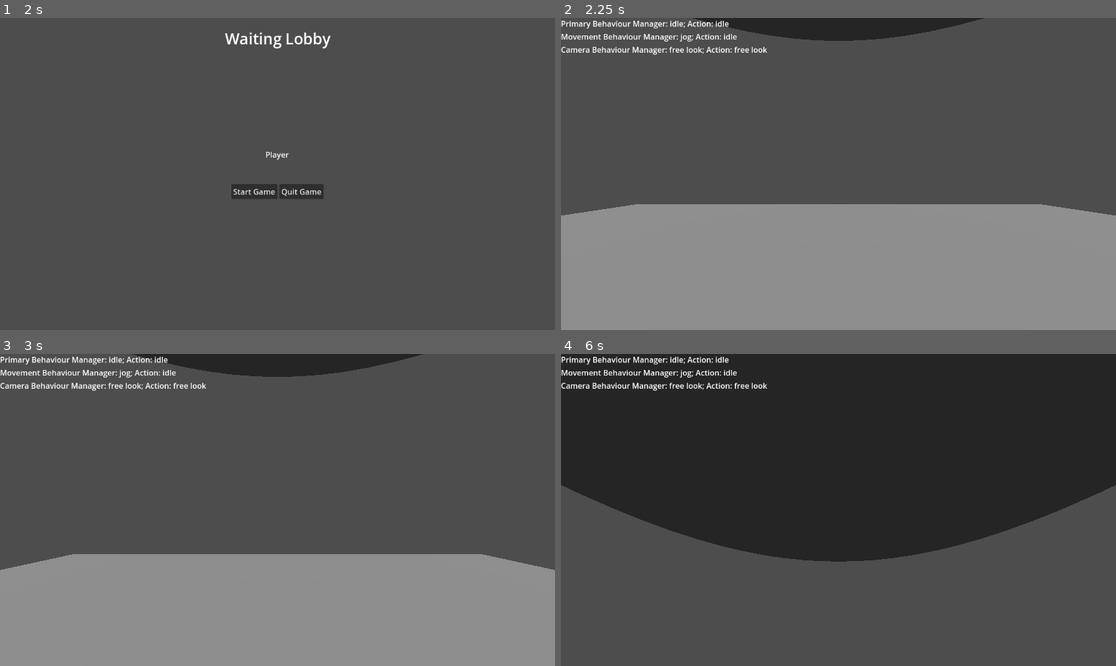
Above: before the commit, frames 1-4 (two rows, left to right).
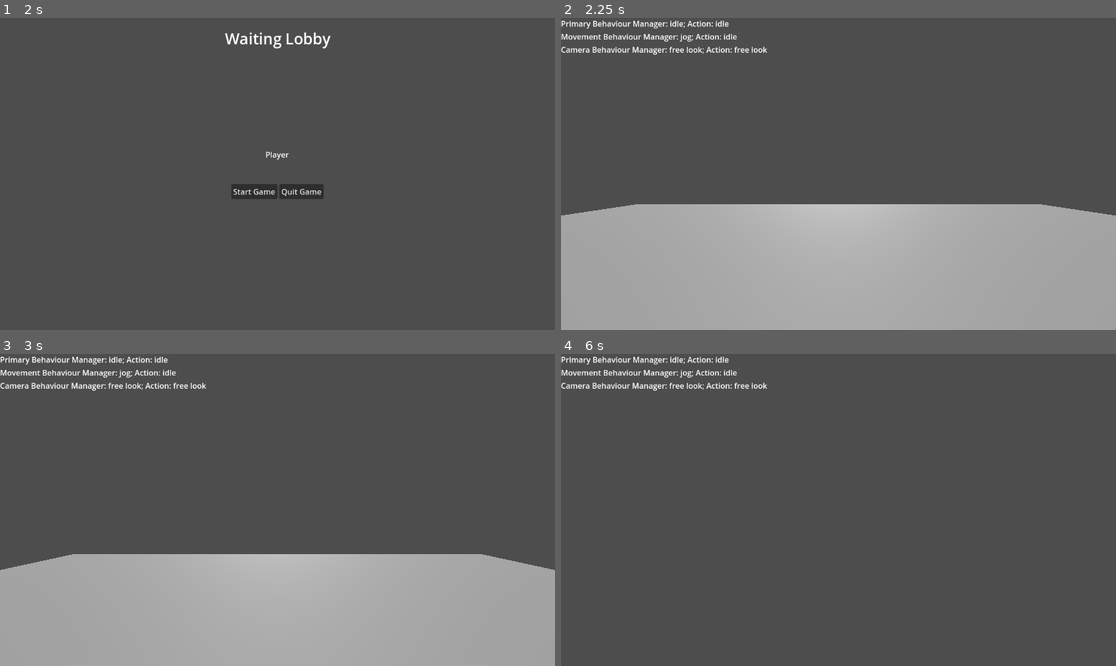
Above: after the commit, the same moments.

Repository: hiemas-lerastad/WizardBattle
Game: Godot game, scene res://Scenes/Game.tscn
The game is run twice, just before and just after one commit, with the same random seed, the same clock (stepped at 60 frames per second) and the same inputs.
Inputs (mouse positions are in pixels of both pictures, inside the frame that each line leads up to):
- Up to frame 1 (2 s): tap Enter at 0.5 s; move the mouse to (399, 158) at 0.52 s; hold D (movement_right) 0.53-1.25 s; hold Right mouse button (interact_cast) 0.53-1.25 s; click (399, 158) at 0.67 s; tap Space (movement_jump) at 0.77 s; click "Host via ENet" at 1.25 s
- Up to frame 2 (2.25 s): click "Start Game" at 2 s
- Up to frame 3 (3 s): tap Space (movement_jump) at 2.75 s; move the mouse to (166, 525) at 2.77 s; hold S (movement_backward) from 2.78 s (still down); tap Ctrl (movement_crouch) at 2.85 s
- Up to frame 4 (6 s): tap Space (movement_jump) at 3.02, 4.52, 5.27, 5.75 s; tap Enter at 3.5 s; move the mouse to (894, 441) at 3.52 s; release S (movement_backward) at 3.53 s; hold D (movement_right) 3.53-4.28 s; hold Shift (movement_sprint) 3.53-4.28 s; move the mouse to (810, 572) at 4.27 s; hold W (movement_forward) from 4.28 s (still down); tap Caps Lock (movement_walk) at 4.35 s; click (810, 572) at 4.42 s; move the mouse to (877, 513) at 5.02 s; hold Right mouse button (interact_cast) 5.03-5.78 s; move the mouse to (794, 506) at 5.77 s; tap Ctrl (movement_crouch) at 5.85 s

Frame 1 is identical in both runs. In frame 2, 26% of the frame differs, in the area x 13-87%, y 0-100%; in frame 3, 23%; in frame 4, 57%, in the area x 0-100%, y 0-67%.

Commit message:
Added basic player visuals

Diff:
--- a/Scenes/Entity/Player.tscn
+++ b/Scenes/Entity/Player.tscn
@@ -9,12 +9,6 @@
 [ext_resource type="Resource" uid="uid://bajeub40jbygr" path="res://Assets/Stats/PlayerStats.tres" id="6_untn5"]
 
 [sub_resource type="CapsuleShape3D" id="CapsuleShape3D_rpqav"]
-
-[sub_resource type="CylinderMesh" id="CylinderMesh_paosx"]
-top_radius = 0.0
-height = 1.0
-
-[sub_resource type="CapsuleMesh" id="CapsuleMesh_5ixxa"]
 
 [sub_resource type="SceneReplicationConfig" id="SceneReplicationConfig_dewec"]
 properties/0/path = NodePath(".:position")
@@ -27,13 +21,27 @@
 [sub_resource type="AudioStreamGenerator" id="AudioStreamGenerator_paosx"]
 mix_rate_mode = 0
 
-[node name="Player" type="CharacterBody3D" node_paths=PackedStringArray("pivot", "camera", "voice_transmitter", "voip_manager", "input_gatherer", "context_gatherer", "event_processor")]
+[sub_resource type="CylinderMesh" id="CylinderMesh_paosx"]
+top_radius = 0.0
+height = 1.0
+
+[sub_resource type="CapsuleMesh" id="CapsuleMesh_5ixxa"]
+
+[sub_resource type="CylinderMesh" id="CylinderMesh_untn5"]
+top_radius = 0.05
+bottom_radius = 0.05
+height = 0.2
+
+[node name="Player" type="CharacterBody3D" node_paths=PackedStringArray("pivot", "camera", "voice_transmitter", "voip_manager", "first_person_visuals", "third_person_visuals", "input_gatherer", "context_gatherer", "event_processor")]
 collision_layer = 2
+collision_mask = 3
 script = ExtResource("1_rpqav")
 pivot = NodePath("Pivot")
 camera = NodePath("Pivot/Camera3D")
 voice_transmitter = NodePath("Audio/SpatialTransmitter")
 voip_manager = NodePath("Audio/VOIP Manager")
+first_person_visuals = NodePath("Visuals/First Person")
+third_person_visuals = NodePath("Visuals/Third Person")
 fireball_scene_path = "uid://ccaywac6wj0d1"
 iceshard_scene_path = "uid://durrc32ciguo0"
 magicmissile_scene_path = "uid://c5c7o7auonaxi"
@@ -43,13 +51,6 @@
 
 [node name="Collision" type="CollisionShape3D" parent="."]
 shape = SubResource("CapsuleShape3D_rpqav")
-
-[node name="MeshInstance3D" type="MeshInstance3D" parent="."]
-transform = Transform3D(1, 0, 0, 0, 0.990738, -0.135785, 0, 0.135785, 0.990738, 0, 1.23481, 0.0936403)
-mesh = SubResource("CylinderMesh_paosx")
-
-[node name="MeshInstance3D2" type="MeshInstance3D" parent="."]
-mesh = SubResource("CapsuleMesh_5ixxa")
 
 [node name="Pivot" type="Node3D" parent="."]
 transform = Transform3D(1, 0, 0, 0, 1, 0, 0, 0, 1, 0, 0.5, 0)
@@ -99,3 +100,22 @@
 
 [node name="Event Processor" parent="State" node_paths=PackedStringArray("entity") instance=ExtResource("4_dewec")]
 entity = NodePath("../..")
+
+[node name="Visuals" type="Node3D" parent="."]
+
+[node name="First Person" type="Node3D" parent="Visuals"]
+
+[node name="Third Person" type="Node3D" parent="Visuals"]
+
+[node name="Hat" type="MeshInstance3D" parent="Visuals/Third Person"]
+transform = Transform3D(1, 0, 0, 0, 0.990738, -0.135785, 0, 0.135785, 0.990738, 0, 1.23481, 0.0936403)
+mesh = SubResource("CylinderMesh_paosx")
+skeleton = NodePath("../../..")
+
+[node name="Body" type="MeshInstance3D" parent="Visuals/Third Person"]
+mesh = SubResource("CapsuleMesh_5ixxa")
+skeleton = NodePath("../../..")
+
+[node name="MeshInstance3D" type="MeshInstance3D" parent="Visuals/Third Person"]
+transform = Transform3D(1, 0, 0, 0, -4.37114e-08, 1, 0, -1, -4.37114e-08, 0, 0.413403, -0.557543)
+mesh = SubResource("CylinderMesh_untn5")
--- a/Scenes/Level.tscn
+++ b/Scenes/Level.tscn
@@ -33,7 +33,8 @@
 environment = SubResource("Environment_r150o")
 
 [node name="DirectionalLight3D" type="DirectionalLight3D" parent="Environment"]
-transform = Transform3D(1, 0, 0, 0, 0.511473, 0.859299, 0, -0.859299, 0.511473, 0, 6.08068, 0)
+transform = Transform3D(1, 0, 0, 0, -0.776156, 0.63054, 0, -0.63054, -0.776156, 0, 6.08068, 0)
+shadow_enabled = true
 
 [node name="Online Entities" type="Node" parent="."]
 
--- a/Scenes/Projectile/Fireball.tscn
+++ b/Scenes/Projectile/Fireball.tscn
@@ -17,3 +17,7 @@
 
 [node name="MeshInstance3D" parent="." index="1"]
 mesh = SubResource("SphereMesh_qv8pf")
+
+[node name="OmniLight3D" type="OmniLight3D" parent="." index="2"]
+light_color = Color(1, 0.172549, 0.121569, 1)
+shadow_enabled = true
--- a/Scripts/Entity/Humanoid/Player/Player.gd
+++ b/Scripts/Entity/Humanoid/Player/Player.gd
@@ -5,6 +5,10 @@
 @export var camera: Camera3D;
 @export var voice_transmitter: SpatialTransmitter;
 @export var voip_manager: VOIPManager;
+@export var first_person_visuals: Node3D;
+@export var third_person_visuals: Node3D;
+
+@export_group("Projectiles")
 @export_file("*.tscn") var fireball_scene_path: String;
 @export_file("*.tscn") var iceshard_scene_path: String;
 @export_file("*.tscn") var magicmissile_scene_path: String;
@@ -32,6 +36,9 @@
 
 func _ready() -> void:
 	if is_multiplayer_authority():
+		first_person_visuals.visible = true;
+		third_person_visuals.visible = false;
+
 		for sig in get_tree().get_nodes_in_group("Transmitter"):
 			sig.target = self;
 
@@ -40,8 +47,11 @@
 
 		voice_transmitter.transmitting = false;
 
-	if voip_manager:
-		voip_manager.connect("voice_command", handle_voice_command);
+		if voip_manager:
+			voip_manager.connect("voice_command", handle_voice_command);
+	else:
+		first_person_visuals.visible = false;
+		third_person_visuals.visible = true;
 
 
 func set_casting(value: bool) -> void:
@@ -56,6 +66,7 @@
 func handle_voice_command(command: String) -> void:
 	handle_client_voice_command.rpc(command);
 
+	#rework
 	if command == "fireball":
 		spawn_projectile.emit(fireball_scene_path, -pivot.global_basis.z, index);
 	if command == "iceshard":
Not shown: 1 places in Scenes/Entity/Player.tscn that only renumber resources
